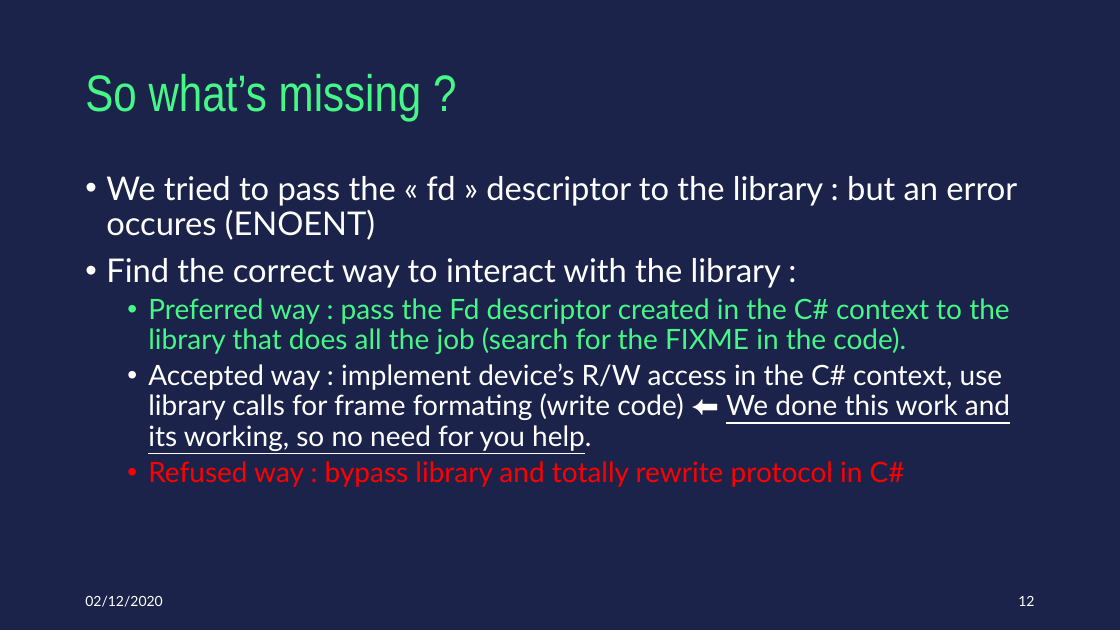
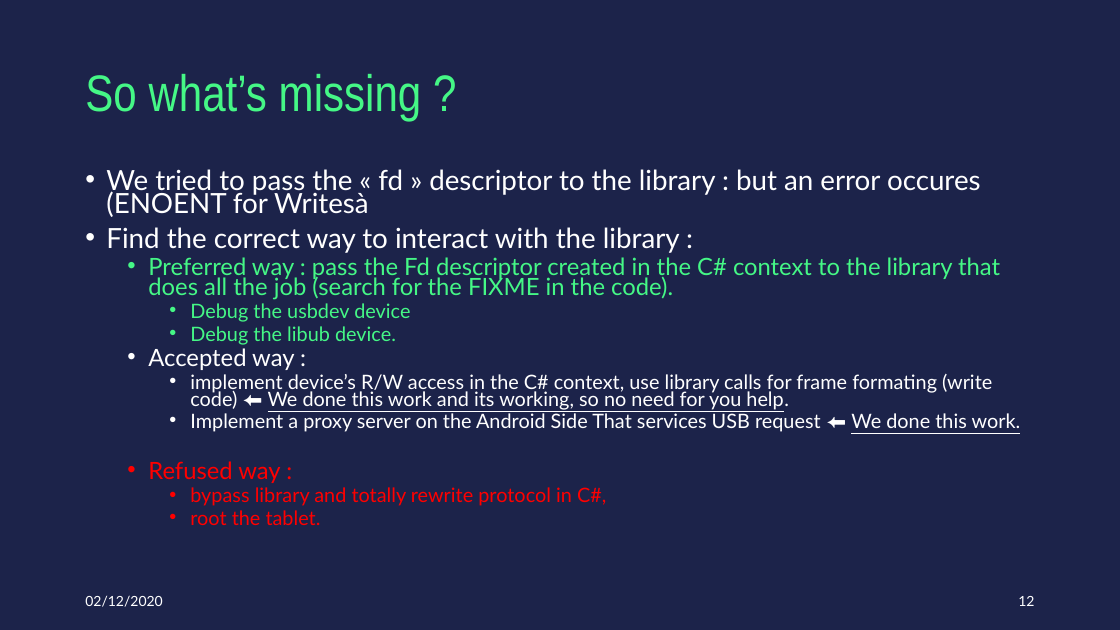
Before and after one commit to bizulk/Android-USB-Host-Link, a slide deck: slide 12 of 20201202_AndroidFilaire_ProjectRequirements.pptx. Drawn at 1120x630 pixels with LibreOffice and Linux fonts; fonts in the diff are those of the drawing. Boxes give left, top, right and bottom in pixels: in the first picture for what was removed or moved away, otherwise in the second. Text is boxed around its words. In the diff, an @@ line names an element or a change of style, - is before the commit and + after.

```diff
--- a/20201202_AndroidFilaire_ProjectRequirements.pptx
+++ b/20201202_AndroidFilaire_ProjectRequirements.pptx
@@ text at <box>106,169,981,217</box>: text changed; size 28 to 23.8 pt @@
-• We tried to pass the « fd » descriptor to the library : but an error occures (ENOENT)
+• We tried to pass the « fd » descriptor to the library : but an error occures (ENOENT for Writesà
@@ text at <box>106,227,1000,300</box>: size 28 to 23.8 pt in "Find the correct way to interact with ..."; size 24 to 20.4 pt in "Preferred way : pass the Fd descriptor ..."; line spacing 0.9 to 0.7 @@
@@ text at <box>148,303,1021,525</box>: text changed; size 24 to 17 pt @@
-  • Accepted way : implement device’s R/W access in the C# context, use library calls for frame formating (write code) ⬅ We done this work and its working, so no need for you help.
-  • Refused way : bypass library and totally rewrite protocol in C#
+    • Debug the usbdev device
+    • Debug the libub device.
+  • Accepted way :
+    • implement device’s R/W access in the C# context, use library calls for frame formating (write code) ⬅ We done this work and its working, so no need for you help.
+    • Implement a proxy server on the Android Side That services USB request ⬅ We done this work.
+  • Refused way :
+    • bypass library and totally rewrite protocol in C#,
+    • root the tablet.
```
Also in this commit, not shown: 1 other slide changed.
